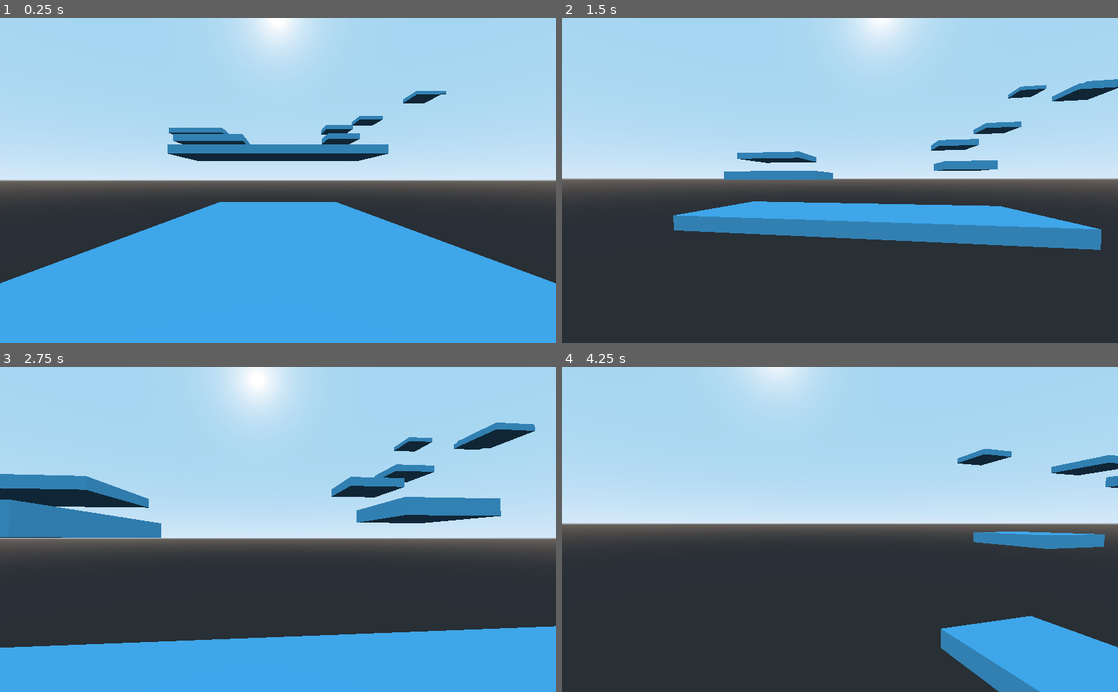
Above: before the commit, frames 1-4 (two rows, left to right).
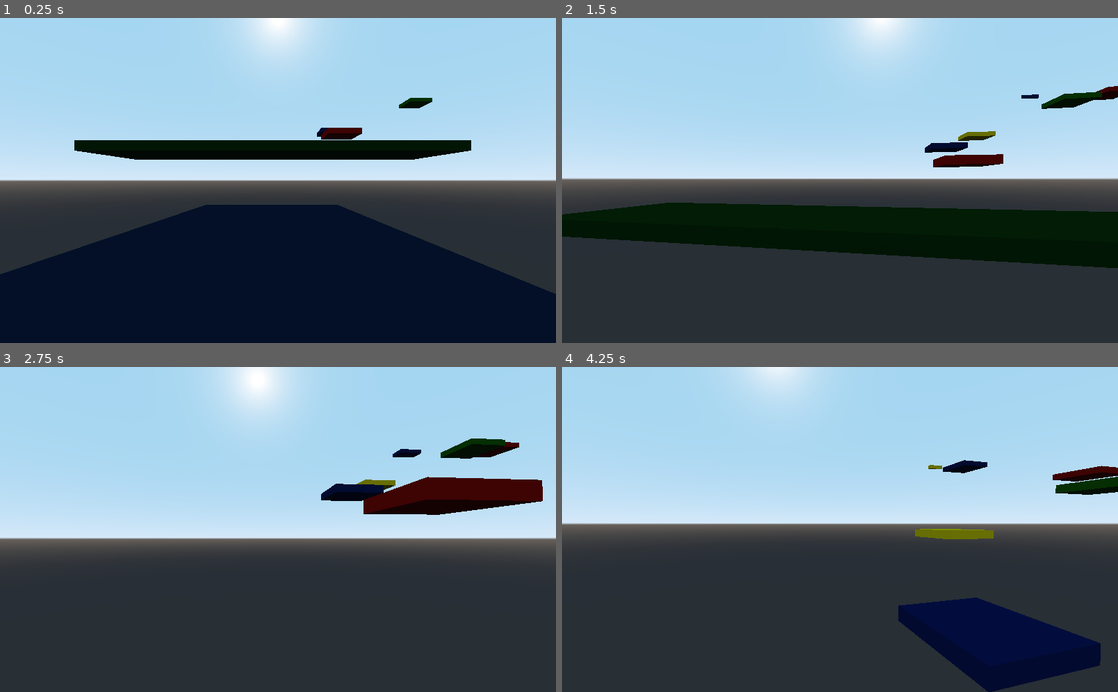
Above: after the commit, the same moments.

Repository: RetroRabiul/3dPlatform
Game: Godot game, scene res://scenes/world.tscn
Two runs of this game, one before a commit and one after it. Both use one fixed random seed, a clock stepped at 60 frames per second and the inputs below.
Inputs (mouse positions are in pixels of both pictures, inside the frame that each line leads up to):
- Up to frame 1 (0.25 s): no input
- Up to frame 2 (1.5 s): tap Enter at 0.5 s; move the mouse to (867, 180) at 0.52 s; hold W (forward) from 0.53 s (still down); tap Space (jump) at 0.77 s; move the mouse to (812, 180) at 1.27 s
- Up to frame 3 (2.75 s): keep holding W (forward); tap Space (jump) at 1.52 s; move the mouse to (289, 523) at 2.02 s
- Up to frame 4 (4.25 s): keep holding W (forward); move the mouse to (834, 536) at 2.77 s; tap Space (jump) at 3.02, 3.77 s; move the mouse to (878, 532) at 3.52 s

The runs differ from the first frame. In frame 1, 39% of the frame differs, in the area x 0-100%, y 22-100%; in frame 2, 17%; in frame 3, 27%; in frame 4, 11%.

Commit message:
Hard Platforms

Diff:
--- a/scenes/world.tscn
+++ b/scenes/world.tscn
@@ -1,21 +1,53 @@
-[gd_scene load_steps=5 format=2]
+[gd_scene load_steps=16 format=2]
 
 [ext_resource path="res://scenes/Player.tscn" type="PackedScene" id=1]
 
-[sub_resource type="SpatialMaterial" id=3]
-albedo_color = Color( 0.372549, 0.796078, 1, 1 )
-
 [sub_resource type="CubeMesh" id=1]
-material = SubResource( 3 )
+
+[sub_resource type="SpatialMaterial" id=5]
+albedo_color = Color( 0.00392157, 0.0627451, 0.156863, 1 )
 
 [sub_resource type="ConcavePolygonShape" id=2]
 data = PoolVector3Array( -1, 1, 1, 1, 1, 1, -1, -1, 1, 1, 1, 1, 1, -1, 1, -1, -1, 1, 1, 1, -1, -1, 1, -1, 1, -1, -1, -1 …(284 unchanged characters)…
 
+[sub_resource type="SpatialMaterial" id=6]
+albedo_color = Color( 0, 0.121569, 0.0117647, 1 )
+
+[sub_resource type="SpatialMaterial" id=4]
+albedo_color = Color( 0.462745, 0, 0, 1 )
+
+[sub_resource type="SpatialMaterial" id=7]
+albedo_color = Color( 0, 0.0509804, 0.254902, 1 )
+
+[sub_resource type="SpatialMaterial" id=8]
+albedo_color = Color( 0.776471, 0.678431, 0, 1 )
+
+[sub_resource type="SpatialMaterial" id=9]
+albedo_color = Color( 0.0196078, 0.27451, 0, 1 )
+
+[sub_resource type="SpatialMaterial" id=10]
+albedo_color = Color( 0.462745, 0, 0, 1 )
+
+[sub_resource type="SpatialMaterial" id=11]
+albedo_color = Color( 0, 0.0509804, 0.254902, 1 )
+
+[sub_resource type="SpatialMaterial" id=12]
+albedo_color = Color( 0.776471, 0.678431, 0, 1 )
+
+[sub_resource type="SpatialMaterial" id=13]
+albedo_color = Color( 0.0196078, 0.27451, 0, 1 )
+
+[sub_resource type="CubeMesh" id=14]
+
+[sub_resource type="SpatialMaterial" id=15]
+albedo_color = Color( 0, 0.541176, 0.482353, 1 )
+
 [node name="world" type="Spatial"]
 
 [node name="Ground" type="MeshInstance" parent="."]
 transform = Transform( 7.68944, 0, 0, 0, 0.700287, 0, 0, 0, 17.7238, 0, 0, 0 )
 mesh = SubResource( 1 )
+material/0 = SubResource( 5 )
 
 [node name="StaticBody" type="StaticBody" parent="Ground"]
 
@@ -23,8 +55,9 @@
 shape = SubResource( 2 )
 
 [node name="Platform" type="MeshInstance" parent="."]
-transform = Transform( 16.9406, 0, 0, 0, 0.700287, 0, 0, 0, 6.8814, -0.000636101, 8.37128, -29.6699 )
-mesh = SubResource( 1 )
+transform = Transform( 27.3053, 0, 0, 0, 0.700287, 0, 0, 0, 6.8814, -0.000636101, 8.37128, -29.6699 )
+mesh = SubResource( 1 )
+material/0 = SubResource( 6 )
 
 [node name="StaticBody" type="StaticBody" parent="Platform"]
 
@@ -32,8 +65,9 @@
 shape = SubResource( 2 )
 
 [node name="Platform2" type="MeshInstance" parent="."]
-transform = Transform( 4.02148, 0, 0, 0, 0.700287, 0, 0, 0, 4.35167, 16.7014, 14.795, -49.9561 )
-mesh = SubResource( 1 )
+transform = Transform( 4.02148, 0, 0, 0, 0.700287, 0, 0, 0, 4.35167, 16.7014, 15.4414, -50.344 )
+mesh = SubResource( 1 )
+material/0 = SubResource( 4 )
 
 [node name="StaticBody" type="StaticBody" parent="Platform2"]
 
@@ -41,7 +75,8 @@
 shape = SubResource( 2 )
 
 [node name="Platform3" type="MeshInstance" parent="."]
-transform = Transform( 7.68944, 0, 0, 0, 0.700287, 0, 0, 0, 6.8814, -15.4886, 13.0495, -45.1919 )
+transform = Transform( 7.68944, 0, 0, 0, 0.700287, 0, 0, 0, 6.8814, -20.7214, 13.0495, -45.1919 )
+visible = false
 mesh = SubResource( 1 )
 
 [node name="StaticBody" type="StaticBody" parent="Platform3"]
@@ -51,6 +86,7 @@
 
 [node name="Platform5" type="MeshInstance" parent="."]
 transform = Transform( 7.68944, 0, 0, 0, 0.700287, 0, 0, 0, 6.8814, -23.5727, 17.9201, -60.6315 )
+visible = false
 mesh = SubResource( 1 )
 
 [node name="StaticBody" type="StaticBody" parent="Platform5"]
@@ -59,8 +95,9 @@
 shape = SubResource( 2 )
 
 [node name="Platform4" type="MeshInstance" parent="."]
-transform = Transform( 4.38211, 0, 0, 0, 0.700287, 0, 0, 0, 4.67093, 20.139, 21.1162, -67.8675 )
-mesh = SubResource( 1 )
+transform = Transform( 4.38211, 0, 0, 0, 0.700287, 0, 0, 0, 4.67093, 20.139, 21.1162, -76.2622 )
+mesh = SubResource( 1 )
+material/0 = SubResource( 7 )
 
 [node name="StaticBody" type="StaticBody" parent="Platform4"]
 
@@ -68,8 +105,9 @@
 shape = SubResource( 2 )
 
 [node name="Platform6" type="MeshInstance" parent="."]
-transform = Transform( 4.38211, 0, 0, 0, 0.700287, 0, 0, 0, 4.67093, 35.5685, 27.5277, -80.3729 )
-mesh = SubResource( 1 )
+transform = Transform( 4.38211, 0, 0, 0, 0.700287, 0, 0, 0, 4.67093, 35.5685, 27.5277, -97.1935 )
+mesh = SubResource( 1 )
+material/0 = SubResource( 8 )
 
 [node name="StaticBody" type="StaticBody" parent="Platform6"]
 
@@ -77,8 +115,9 @@
 shape = SubResource( 2 )
 
 [node name="Platform7" type="MeshInstance" parent="."]
-transform = Transform( 4.38211, 0, 0, 0, 0.700287, 0, 0, 0, 4.67093, 54.6663, 35.4179, -76.0671 )
-mesh = SubResource( 1 )
+transform = Transform( 4.38211, 0, 0, 0, 0.700287, 0, 0, 0, 4.67093, 57.2708, 35.4179, -87.1338 )
+mesh = SubResource( 1 )
+material/0 = SubResource( 9 )
 
 [node name="StaticBody" type="StaticBody" parent="Platform7"]
 
@@ -86,8 +125,9 @@
 shape = SubResource( 2 )
 
 [node name="Platform8" type="MeshInstance" parent="."]
-transform = Transform( 4.38211, 0, 0, 0, 0.700287, 0, 0, 0, 4.67093, 67.7966, 41.375, -91.3794 )
-mesh = SubResource( 1 )
+transform = Transform( 4.38211, 0, 0, 0, 0.700287, 0, 0, 0, 4.67093, 78.8656, 41.375, -101.235 )
+mesh = SubResource( 1 )
+material/0 = SubResource( 10 )
 
 [node name="StaticBody" type="StaticBody" parent="Platform8"]
 
@@ -95,13 +135,194 @@
 shape = SubResource( 2 )
 
 [node name="Platform9" type="MeshInstance" parent="."]
-transform = Transform( 4.38211, 0, 0, 0, 0.700287, 0, 0, 0, 4.67093, 59.8892, 47.8004, -110.603 )
-mesh = SubResource( 1 )
+transform = Transform( 4.38211, 0, 0, 0, 0.700287, 0, 0, 0, 4.67093, 64.447, 47.8004, -124.994 )
+mesh = SubResource( 1 )
+material/0 = SubResource( 11 )
 
 [node name="StaticBody" type="StaticBody" parent="Platform9"]
 
 [node name="CollisionShape" type="CollisionShape" parent="Platform9/StaticBody"]
 shape = SubResource( 2 )
 
+[node name="Platform10" type="MeshInstance" parent="."]
+transform = Transform( 4.38211, 0, 0, 0, 0.700287, 0, 0, 0, 4.67093, 72.6729, 53.5139, -152.13 )
+mesh = SubResource( 1 )
+material/0 = SubResource( 12 )
+
+[node name="StaticBody" type="StaticBody" parent="Platform10"]
+
+[node name="CollisionShape" type="CollisionShape" parent="Platform10/StaticBody"]
+shape = SubResource( 2 )
+
+[node name="Platform11" type="MeshInstance" parent="."]
+transform = Transform( 4.38211, 0, 0, 0, 0.700287, 0, 0, 0, 4.67093, 88.3436, 57.9001, -177.827 )
+mesh = SubResource( 1 )
+material/0 = SubResource( 13 )
+
+[node name="StaticBody" type="StaticBody" parent="Platform11"]
+
+[node name="CollisionShape" type="CollisionShape" parent="Platform11/StaticBody"]
+shape = SubResource( 2 )
+
+[node name="Platform15" type="MeshInstance" parent="."]
+transform = Transform( 4.38211, 0, 0, 0, 0.700287, 0, 0, 0, 4.67093, 104.397, 77.2552, -269.622 )
+mesh = SubResource( 1 )
+material/0 = SubResource( 13 )
+
+[node name="StaticBody" type="StaticBody" parent="Platform15"]
+
+[node name="CollisionShape" type="CollisionShape" parent="Platform15/StaticBody"]
+shape = SubResource( 2 )
+
+[node name="Platform22" type="MeshInstance" parent="."]
+transform = Transform( 4.38211, 0, 0, 0, 0.700287, 0, 0, 0, 4.67093, 129.022, 121.579, -264.169 )
+mesh = SubResource( 1 )
+material/0 = SubResource( 13 )
+
+[node name="StaticBody" type="StaticBody" parent="Platform22"]
+
+[node name="CollisionShape" type="CollisionShape" parent="Platform22/StaticBody"]
+shape = SubResource( 2 )
+
+[node name="Platform26" type="MeshInstance" parent="."]
+transform = Transform( 4.38211, 0, 0, 0, 0.700287, 0, 0, 0, 4.67093, 152.703, 139.947, -285.075 )
+mesh = SubResource( 1 )
+material/0 = SubResource( 13 )
+
+[node name="StaticBody" type="StaticBody" parent="Platform26"]
+
+[node name="CollisionShape" type="CollisionShape" parent="Platform26/StaticBody"]
+shape = SubResource( 2 )
+
+[node name="EndingPlatform" type="MeshInstance" parent="."]
+transform = Transform( 83.7291, 0, 0, 0, 0.700287, 0, 0, 0, 17.1428, 59.9536, 146.423, -292.992 )
+mesh = SubResource( 14 )
+material/0 = SubResource( 15 )
+
+[node name="StaticBody" type="StaticBody" parent="EndingPlatform"]
+
+[node name="CollisionShape" type="CollisionShape" parent="EndingPlatform/StaticBody"]
+shape = SubResource( 2 )
+
+[node name="Platform12" type="MeshInstance" parent="."]
+transform = Transform( 4.38211, 0, 0, 0, 0.700287, 0, 0, 0, 4.67093, 82.1341, 61.0573, -204.375 )
+mesh = SubResource( 1 )
+material/0 = SubResource( 10 )
+
+[node name="StaticBody" type="StaticBody" parent="Platform12"]
+
+[node name="CollisionShape" type="CollisionShape" parent="Platform12/StaticBody"]
+shape = SubResource( 2 )
+
+[node name="Platform16" type="MeshInstance" parent="."]
+transform = Transform( 4.38211, 0, 0, 0, 0.700287, 0, 0, 0, 4.67093, 120.837, 82.0319, -285.651 )
+mesh = SubResource( 1 )
+material/0 = SubResource( 10 )
+
+[node name="StaticBody" type="StaticBody" parent="Platform16"]
+
+[node name="CollisionShape" type="CollisionShape" parent="Platform16/StaticBody"]
+shape = SubResource( 2 )
+
+[node name="Platform19" type="MeshInstance" parent="."]
+transform = Transform( 4.38211, 0, 0, 0, 0.700287, 0, 0, 0, 4.67093, 110.767, 102.989, -246.586 )
+mesh = SubResource( 1 )
+material/0 = SubResource( 10 )
+
+[node name="StaticBody" type="StaticBody" parent="Platform19"]
+
+[node name="CollisionShape" type="CollisionShape" parent="Platform19/StaticBody"]
+shape = SubResource( 2 )
+
+[node name="Platform23" type="MeshInstance" parent="."]
+transform = Transform( 4.38211, 0, 0, 0, 0.700287, 0, 0, 0, 4.67093, 137.377, 126.36, -245.179 )
+mesh = SubResource( 1 )
+material/0 = SubResource( 10 )
+
+[node name="StaticBody" type="StaticBody" parent="Platform23"]
+
+[node name="CollisionShape" type="CollisionShape" parent="Platform23/StaticBody"]
+shape = SubResource( 2 )
+
+[node name="Platform13" type="MeshInstance" parent="."]
+transform = Transform( 4.38211, 0, 0, 0, 0.700287, 0, 0, 0, 4.67093, 98.7463, 66.9193, -227.18 )
+mesh = SubResource( 1 )
+material/0 = SubResource( 11 )
+
+[node name="StaticBody" type="StaticBody" parent="Platform13"]
+
+[node name="CollisionShape" type="CollisionShape" parent="Platform13/StaticBody"]
+shape = SubResource( 2 )
+
+[node name="Platform17" type="MeshInstance" parent="."]
+transform = Transform( 4.38211, 0, 0, 0, 0.700287, 0, 0, 0, 4.67093, 140.822, 89.328, -279.76 )
+mesh = SubResource( 1 )
+material/0 = SubResource( 11 )
+
+[node name="StaticBody" type="StaticBody" parent="Platform17"]
+
+[node name="CollisionShape" type="CollisionShape" parent="Platform17/StaticBody"]
+shape = SubResource( 2 )
+
+[node name="Platform24" type="MeshInstance" parent="."]
+transform = Transform( 4.38211, 0, 0, 0, 0.700287, 0, 0, 0, 4.67093, 151.953, 133.757, -254.117 )
+mesh = SubResource( 1 )
+material/0 = SubResource( 11 )
+
+[node name="StaticBody" type="StaticBody" parent="Platform24"]
+
+[node name="CollisionShape" type="CollisionShape" parent="Platform24/StaticBody"]
+shape = SubResource( 2 )
+
+[node name="Platform20" type="MeshInstance" parent="."]
+transform = Transform( 4.38211, 0, 0, 0, 0.700287, 0, 0, 0, 4.67093, 96.8492, 109.379, -263.578 )
+mesh = SubResource( 1 )
+material/0 = SubResource( 11 )
+
+[node name="StaticBody" type="StaticBody" parent="Platform20"]
+
+[node name="CollisionShape" type="CollisionShape" parent="Platform20/StaticBody"]
+shape = SubResource( 2 )
+
+[node name="Platform14" type="MeshInstance" parent="."]
+transform = Transform( 4.38211, 0, 0, 0, 0.700287, 0, 0, 0, 4.67093, 88.2347, 70.7431, -249.527 )
+mesh = SubResource( 1 )
+material/0 = SubResource( 12 )
+
+[node name="StaticBody" type="StaticBody" parent="Platform14"]
+
+[node name="CollisionShape" type="CollisionShape" parent="Platform14/StaticBody"]
+shape = SubResource( 2 )
+
+[node name="Platform18" type="MeshInstance" parent="."]
+transform = Transform( 4.38211, 0, 0, 0, 0.700287, 0, 0, 0, 4.67093, 126.394, 94.586, -260.145 )
+mesh = SubResource( 1 )
+material/0 = SubResource( 12 )
+
+[node name="StaticBody" type="StaticBody" parent="Platform18"]
+
+[node name="CollisionShape" type="CollisionShape" parent="Platform18/StaticBody"]
+shape = SubResource( 2 )
+
+[node name="Platform21" type="MeshInstance" parent="."]
+transform = Transform( 4.38211, 0, 0, 0, 0.700287, 0, 0, 0, 4.67093, 114.961, 116.396, -280.724 )
+mesh = SubResource( 1 )
+material/0 = SubResource( 12 )
+
+[node name="StaticBody" type="StaticBody" parent="Platform21"]
+
+[node name="CollisionShape" type="CollisionShape" parent="Platform21/StaticBody"]
+shape = SubResource( 2 )
+
+[node name="Platform25" type="MeshInstance" parent="."]
+transform = Transform( 4.38211, 0, 0, 0, 0.700287, 0, 0, 0, 4.67093, 160.366, 135.443, -270.283 )
+mesh = SubResource( 1 )
+material/0 = SubResource( 12 )
+
+[node name="StaticBody" type="StaticBody" parent="Platform25"]
+
+[node name="CollisionShape" type="CollisionShape" parent="Platform25/StaticBody"]
+shape = SubResource( 2 )
+
 [node name="Player" parent="." instance=ExtResource( 1 )]
-transform = Transform( 1, 0, 0, 0, 1, 0, 0, 0, 1, 0, 2.82214, 13.1166 )
+transform = Transform( 1, 0, 0, 0, 1, 0, 0, 0, 1, 0.731705, 2.3123, 9.43392 )
